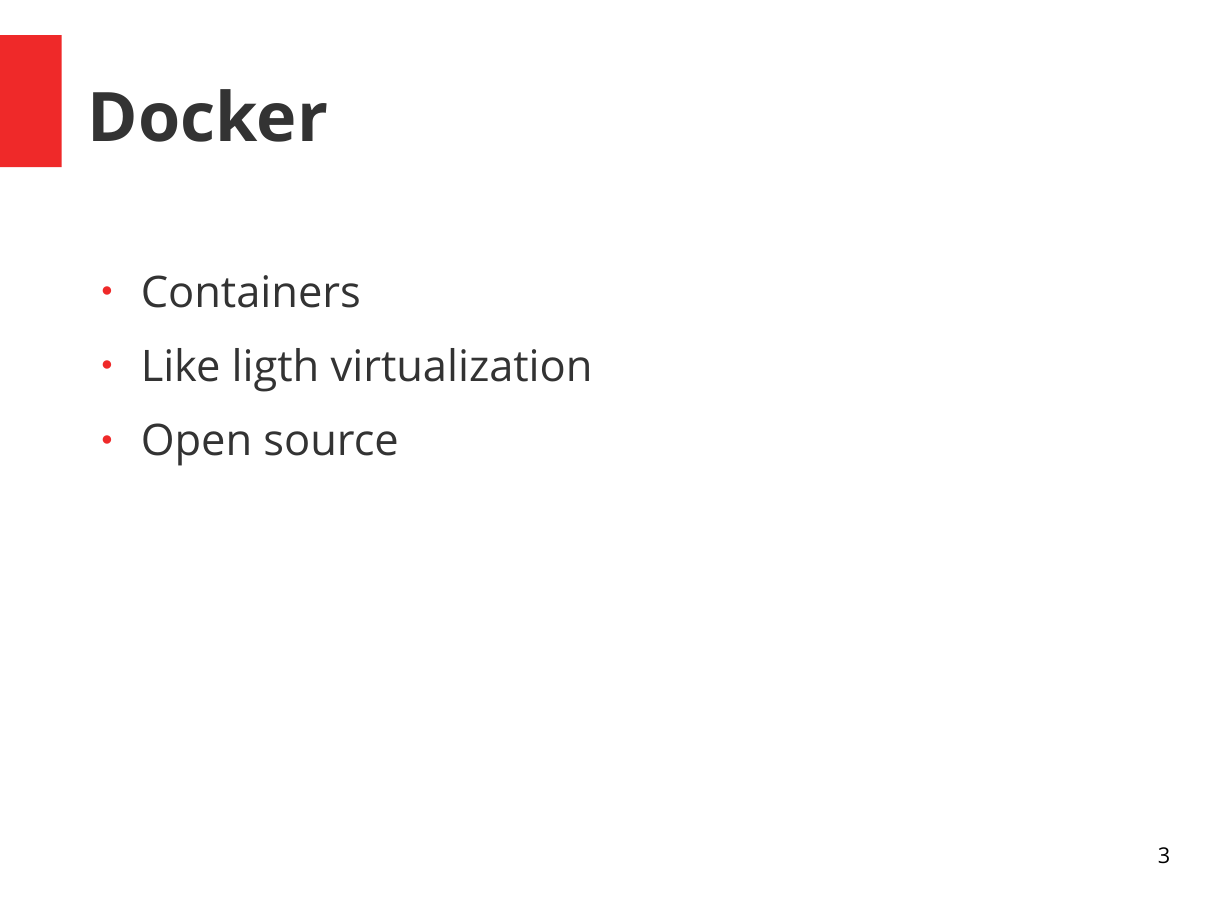
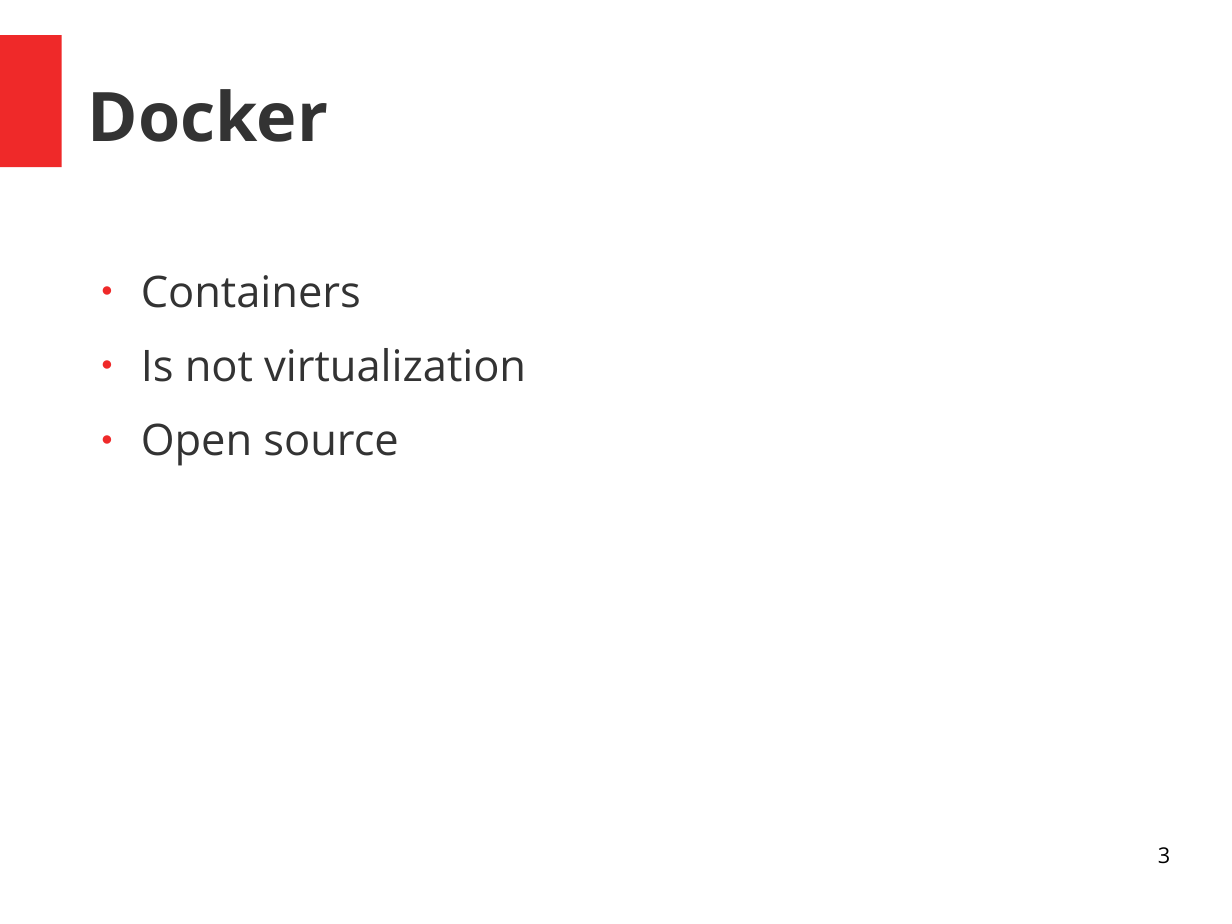
Before and after one commit to skuarch/dockerJava, a slide deck: slide 3 of dockerAndJava.odp. Drawn at 1232x924 pixels with LibreOffice and Linux fonts; fonts in the diff are those of the drawing. Boxes give left, top, right and bottom in pixels: in the first picture for what was removed or moved away, otherwise in the second. Text is boxed around its words. In the diff, an @@ line names an element or a change of style, - is before the commit and + after.

```diff
--- a/dockerAndJava.odp
+++ b/dockerAndJava.odp
@@ text at <box>141,348,526,382</box>: text changed @@
-● Like ligth virtualization
+● Is not virtualization
```
Also in this commit, not shown: 6 other slides changed, 6 slides added, 1 slide removed.
